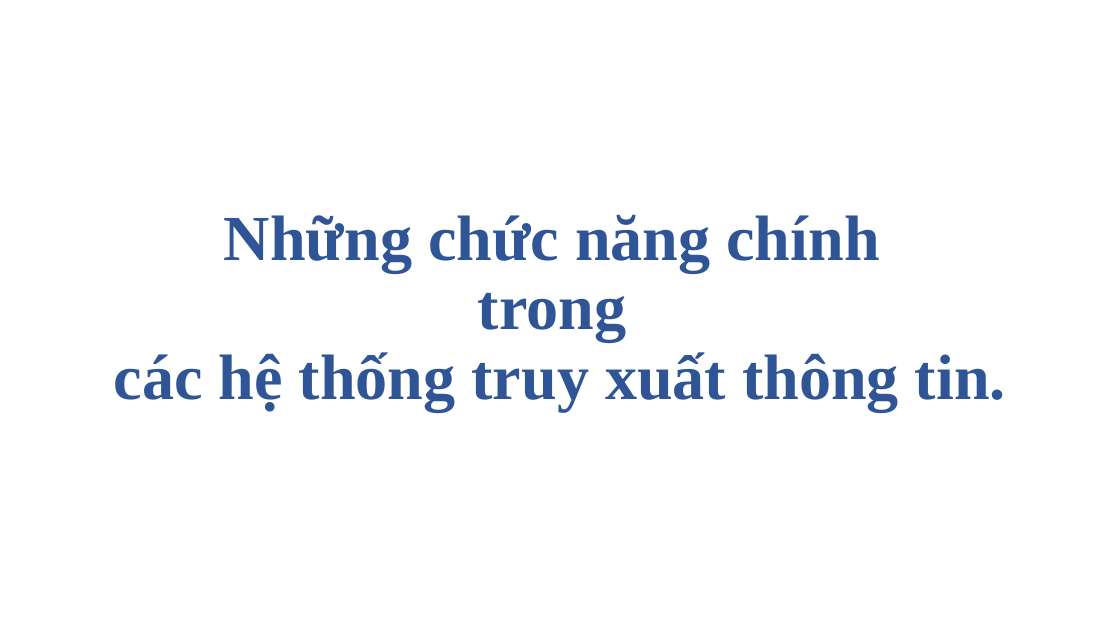
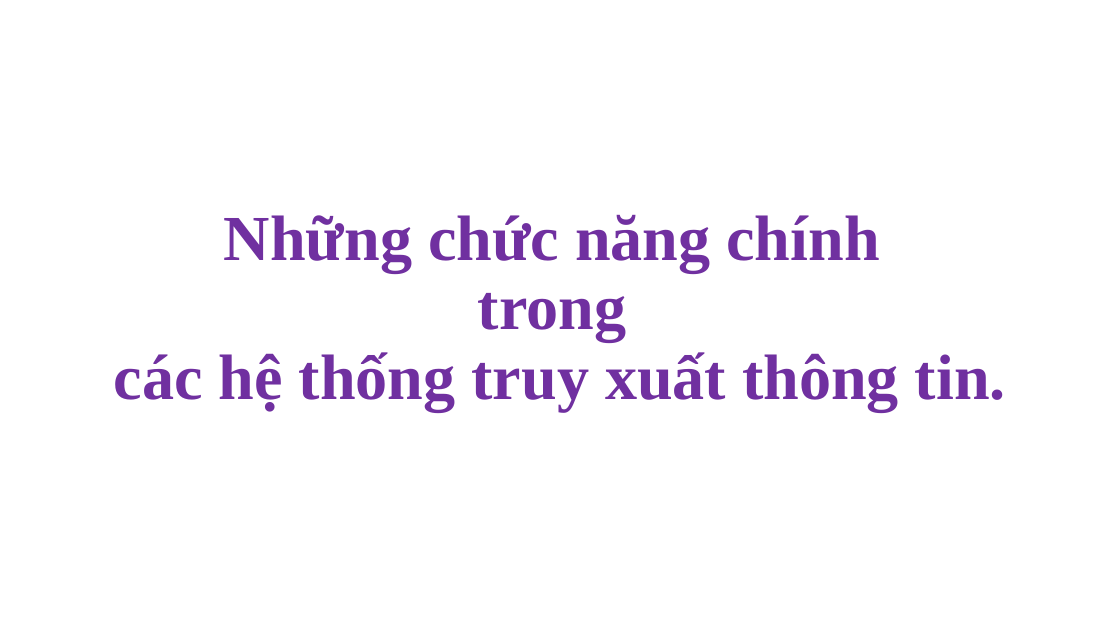
Before and after one commit to NghiLamPhuc/NLP., a slide deck: slide 3 of IR/Presentation1.pptx. Drawn at 1120x630 pixels with LibreOffice and Linux fonts; fonts in the diff are those of the drawing. Boxes give left, top, right and bottom in pixels: in the first picture for what was removed or moved away, otherwise in the second. Text is boxed around its words. In the diff, an @@ line names an element or a change of style, - is before the commit and + after.

```diff
--- a/IR/Presentation1.pptx
+++ b/IR/Presentation1.pptx
@@ title "Những chức năng chính trong ..." at box(114, 214, 1006, 411): text colour #2F5597 to #7030A0 @@
```
Also in this commit, not shown: 2 other slides changed, 4 slides added, 2 slides removed, 4 other files.
